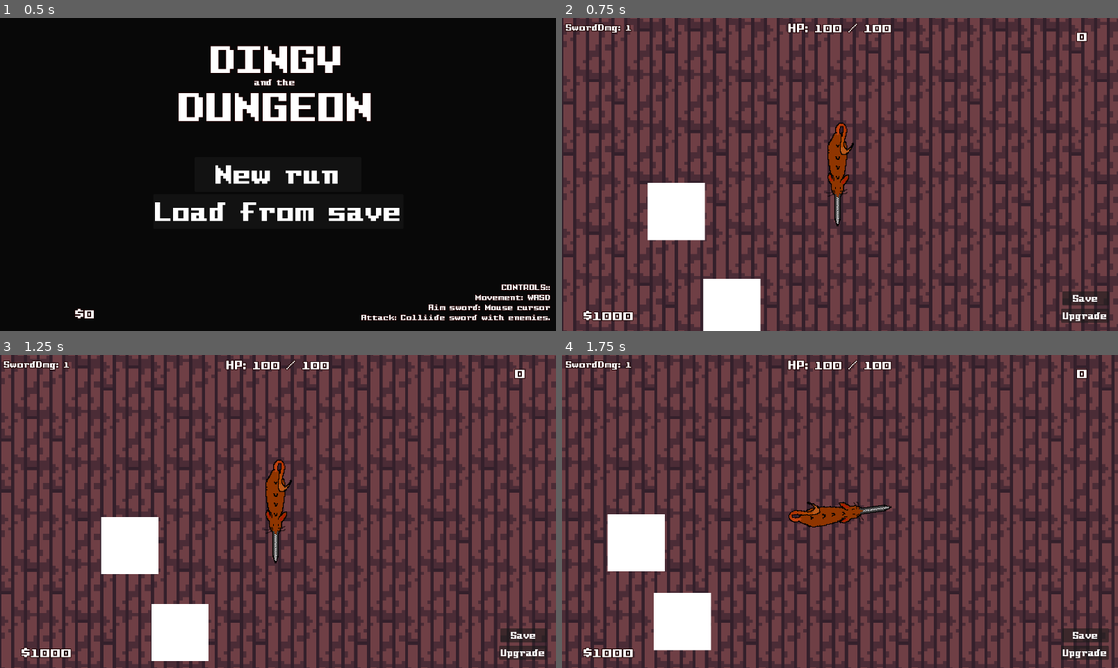
Above: before the commit, frames 1-4 (two rows, left to right).
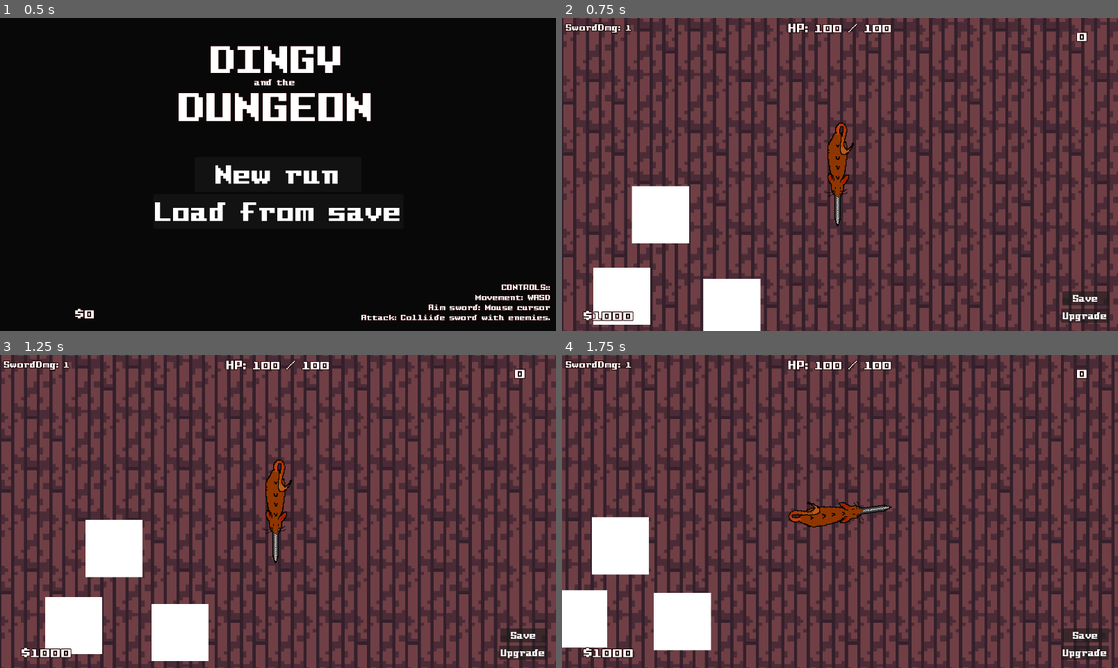
Above: after the commit, the same moments.

Repository: snoutibur-academic/Dingy-Dungeon-Game
Game: Godot game, scene res://Scenes/Main/Main.tscn
The game is run twice, just before and just after one commit, with the same random seed, the same clock (stepped at 60 frames per second) and the same inputs.
Inputs (mouse positions are in pixels of both pictures, inside the frame that each line leads up to):
- Up to frame 1 (0.5 s): no input
- Up to frame 2 (0.75 s): click "Load from save" at 0.5 s
- Up to frame 3 (1.25 s): no input
- Up to frame 4 (1.75 s): move the mouse to (962, 495) at 1.27 s; hold D (right) from 1.28 s (still down)

Frame 1 is identical in both runs. In frame 2, 2.9% of the frame differs, in the area x 5-26%, y 52-98%; in frame 3, 3.0%, in the area x 8-29%, y 51-96%; in frame 4, 2.7%.

Commit message:
Enemies give player money on death!

Diff:
--- a/Mobs/Dingy.gd
+++ b/Mobs/Dingy.gd
@@ -10,6 +10,7 @@
 @export var health = 50
 @export var moveSpeed = 10
 @export var mobAtkDamage = 1
+@export var moneyDrop = 5
 
 "Movement / Chasing"
 func _physics_process(delta):
@@ -22,6 +23,7 @@
 
 		if health <= 0:
 			self.queue_free()
+			Game.money += moneyDrop
 
 	if chasing: # Then presue the Player
 		moveDir = position.direction_to(Player.position)
--- a/Player/HUD.gd
+++ b/Player/HUD.gd
@@ -20,7 +20,8 @@
 
 "Upgrade Button!"
 func _on_upgrade_attack_button_pressed():
-	if (Game.money - Game.atkDmgUpgradeCost) >= Game.atkDmgUpgradeCost:
+	print(str((Game.money - Game.atkDmgUpgradeCost)))
+	if (Game.money) >= Game.atkDmgUpgradeCost:
 		Game.money -= Game.atkDmgUpgradeCost
 		Game.atkDmgUpgradeCost += round(Game.atkDmgUpgradeCost/4.7)
 
--- a/Scenes/Levels/1Level.tscn
+++ b/Scenes/Levels/1Level.tscn
@@ -512,5 +512,8 @@
 [node name="Dingy" parent="." instance=ExtResource("6_l5vqi")]
 position = Vector2(-35, 42)
 
+[node name="Dingy3" parent="." instance=ExtResource("6_l5vqi")]
+position = Vector2(-70, 38)
+
 [node name="Dingy2" parent="." instance=ExtResource("6_l5vqi")]
-position = Vector2(-53, 11)
+position = Vector2(-58, 12)
